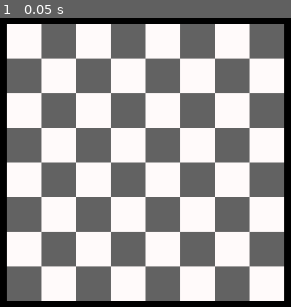
Above: before the commit, frame 1.
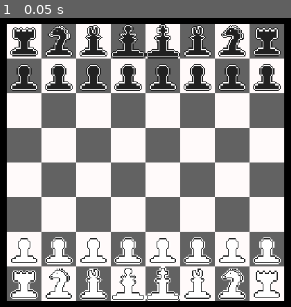
Above: after the commit, the same moment.

Repository: televisionia/untitled-chess-game
Game: Godot game, scene res://chess_2d.tscn
Two runs of this game, one before a commit and one after it. Both use one fixed random seed, a clock stepped at 60 frames per second and the inputs below.
Inputs:
- Up to frame 1 (0.05 s): no input

The runs differ from the first frame. In frame 1, 16% of the frame differs, in the area x 3-97%, y 2-98%.

Commit message:
Board now sets up fully

Diff:
--- /dev/null
+++ b/Board_Components/Base/Empty.tscn
@@ -0,0 +1,11 @@
+[gd_scene load_steps=2 format=3 uid="uid://c3fymhrdv3im5"]
+
+[ext_resource type="Texture2D" uid="uid://b8gsams5f0bay" path="res://Images/Base/Empty.png" id="1_kf4v7"]
+
+[node name="EMPTY" type="TextureRect"]
+offset_right = 50.0
+offset_bottom = 50.0
+size_flags_horizontal = 3
+size_flags_vertical = 3
+texture = ExtResource("1_kf4v7")
+expand_mode = 4
--- a/Board_Components/Pieces/Dark_Piece_Bishop.tscn
+++ b/Board_Components/Pieces/Dark_Piece_Bishop.tscn
@@ -3,8 +3,9 @@
 [ext_resource type="Texture2D" uid="uid://dhlpxocpdija8" path="res://Images/Pieces/Black/Piece_Bishop.png" id="1_r05dv"]
 
 [node name="DARK_BISHOP" type="TextureRect"]
-offset_right = 40.0
-offset_bottom = 40.0
+offset_right = 50.0
+offset_bottom = 50.0
 size_flags_horizontal = 3
 size_flags_vertical = 3
 texture = ExtResource("1_r05dv")
+expand_mode = 4
--- a/Board_Components/Pieces/Dark_Piece_King.tscn
+++ b/Board_Components/Pieces/Dark_Piece_King.tscn
@@ -3,8 +3,9 @@
 [ext_resource type="Texture2D" uid="uid://bjnqfkaets0ly" path="res://Images/Pieces/Black/Piece_King.png" id="1_ie7ln"]
 
 [node name="DARK_KING" type="TextureRect"]
-offset_right = 40.0
-offset_bottom = 40.0
+offset_right = 50.0
+offset_bottom = 50.0
 size_flags_horizontal = 3
 size_flags_vertical = 3
 texture = ExtResource("1_ie7ln")
+expand_mode = 4
--- a/Board_Components/Pieces/Dark_Piece_Knight.tscn
+++ b/Board_Components/Pieces/Dark_Piece_Knight.tscn
@@ -3,8 +3,9 @@
 [ext_resource type="Texture2D" uid="uid://clpvymw7g3p" path="res://Images/Pieces/Black/Piece_Knight.png" id="1_dj508"]
 
 [node name="DARK_KNIGHT" type="TextureRect"]
-offset_right = 40.0
-offset_bottom = 40.0
+offset_right = 50.0
+offset_bottom = 50.0
 size_flags_horizontal = 3
 size_flags_vertical = 3
 texture = ExtResource("1_dj508")
+expand_mode = 4
--- a/Board_Components/Pieces/Dark_Piece_Pawn.tscn
+++ b/Board_Components/Pieces/Dark_Piece_Pawn.tscn
@@ -3,8 +3,9 @@
 [ext_resource type="Texture2D" uid="uid://d377o5l7h72j1" path="res://Images/Pieces/Black/Piece_Pawn.png" id="1_5rj7h"]
 
 [node name="DARK_PAWN" type="TextureRect"]
-offset_right = 40.0
-offset_bottom = 40.0
+offset_right = 50.0
+offset_bottom = 50.0
 size_flags_horizontal = 3
 size_flags_vertical = 3
 texture = ExtResource("1_5rj7h")
+expand_mode = 4
--- a/Board_Components/Pieces/Dark_Piece_Queen.tscn
+++ b/Board_Components/Pieces/Dark_Piece_Queen.tscn
@@ -3,8 +3,9 @@
 [ext_resource type="Texture2D" uid="uid://ccaxexd7uiso6" path="res://Images/Pieces/Black/Piece_Queen.png" id="1_37txp"]
 
 [node name="DARK_QUEEN" type="TextureRect"]
-offset_right = 40.0
-offset_bottom = 40.0
+offset_right = 50.0
+offset_bottom = 50.0
 size_flags_horizontal = 3
 size_flags_vertical = 3
 texture = ExtResource("1_37txp")
+expand_mode = 4
--- a/Board_Components/Pieces/Dark_Piece_Rook.tscn
+++ b/Board_Components/Pieces/Dark_Piece_Rook.tscn
@@ -3,8 +3,9 @@
 [ext_resource type="Texture2D" uid="uid://bs74nfoflcse7" path="res://Images/Pieces/Black/Piece_Rook.png" id="1_re3cl"]
 
 [node name="DARK_ROOK" type="TextureRect"]
-offset_right = 40.0
-offset_bottom = 40.0
+offset_right = 50.0
+offset_bottom = 50.0
 size_flags_horizontal = 3
 size_flags_vertical = 3
 texture = ExtResource("1_re3cl")
+expand_mode = 4
--- a/Board_Components/Pieces/Light_Piece_Bishop.tscn
+++ b/Board_Components/Pieces/Light_Piece_Bishop.tscn
@@ -3,8 +3,9 @@
 [ext_resource type="Texture2D" uid="uid://bfys4hf3dk2fb" path="res://Images/Pieces/White/Piece_Bishop.png" id="1_14p5c"]
 
 [node name="LIGHT_BISHOP" type="TextureRect"]
-offset_right = 40.0
-offset_bottom = 40.0
+offset_right = 50.0
+offset_bottom = 50.0
 size_flags_horizontal = 3
 size_flags_vertical = 3
 texture = ExtResource("1_14p5c")
+expand_mode = 4
--- a/Board_Components/Pieces/Light_Piece_King.tscn
+++ b/Board_Components/Pieces/Light_Piece_King.tscn
@@ -3,8 +3,9 @@
 [ext_resource type="Texture2D" uid="uid://10dx3r0jqrdl" path="res://Images/Pieces/White/Piece_King.png" id="1_7n5m2"]
 
 [node name="LIGHT_KING" type="TextureRect"]
-offset_right = 40.0
-offset_bottom = 40.0
+offset_right = 50.0
+offset_bottom = 50.0
 size_flags_horizontal = 3
 size_flags_vertical = 3
 texture = ExtResource("1_7n5m2")
+expand_mode = 4
--- a/Board_Components/Pieces/Light_Piece_Knight.tscn
+++ b/Board_Components/Pieces/Light_Piece_Knight.tscn
@@ -3,8 +3,9 @@
 [ext_resource type="Texture2D" uid="uid://ryvomr60x5o6" path="res://Images/Pieces/White/Piece_Knight.png" id="1_m3g10"]
 
 [node name="LIGHT_KNIGHT" type="TextureRect"]
-offset_right = 40.0
-offset_bottom = 40.0
+offset_right = 50.0
+offset_bottom = 50.0
 size_flags_horizontal = 3
 size_flags_vertical = 3
 texture = ExtResource("1_m3g10")
+expand_mode = 4
--- a/Board_Components/Pieces/Light_Piece_Pawn.tscn
+++ b/Board_Components/Pieces/Light_Piece_Pawn.tscn
@@ -3,8 +3,9 @@
 [ext_resource type="Texture2D" uid="uid://bjg1kgjxo5jm3" path="res://Images/Pieces/White/Piece_Pawn.png" id="1_c4i6t"]
 
 [node name="LIGHT_PAWN" type="TextureRect"]
-offset_right = 40.0
-offset_bottom = 40.0
+offset_right = 50.0
+offset_bottom = 50.0
 size_flags_horizontal = 3
 size_flags_vertical = 3
 texture = ExtResource("1_c4i6t")
+expand_mode = 4
--- a/Board_Components/Pieces/Light_Piece_Queen.tscn
+++ b/Board_Components/Pieces/Light_Piece_Queen.tscn
@@ -3,8 +3,9 @@
 [ext_resource type="Texture2D" uid="uid://b2jm4ed2sr6m2" path="res://Images/Pieces/White/Piece_Queen.png" id="1_hkn3a"]
 
 [node name="LIGHT_QUEEN" type="TextureRect"]
-offset_right = 40.0
-offset_bottom = 40.0
+offset_right = 50.0
+offset_bottom = 50.0
 size_flags_horizontal = 3
 size_flags_vertical = 3
 texture = ExtResource("1_hkn3a")
+expand_mode = 4
--- a/Board_Components/Pieces/Light_Piece_Rook.tscn
+++ b/Board_Components/Pieces/Light_Piece_Rook.tscn
@@ -3,8 +3,9 @@
 [ext_resource type="Texture2D" uid="uid://cf7xts6whu3u7" path="res://Images/Pieces/White/Piece_Rook.png" id="1_jrbl4"]
 
 [node name="LIGHT_ROOK" type="TextureRect"]
-offset_right = 40.0
-offset_bottom = 40.0
+offset_right = 50.0
+offset_bottom = 50.0
 size_flags_horizontal = 3
 size_flags_vertical = 3
 texture = ExtResource("1_jrbl4")
+expand_mode = 4
--- /dev/null
+++ b/Chess_Script.gd
@@ -0,0 +1,141 @@
+extends Control
+
+# For identifying what sprite to render on each slot
+enum SLOT_ID {EMPTY, SQUARE_LIGHT, SQUARE_DARK,
+LIGHT_PIECE_PAWN, LIGHT_PIECE_ROOK, LIGHT_PIECE_KNIGHT, LIGHT_PIECE_BISHOP, LIGHT_PIECE_QUEEN, LIGHT_PIECE_KING,
+DARK_PIECE_PAWN, DARK_PIECE_ROOK, DARK_PIECE_KNIGHT, DARK_PIECE_BISHOP, DARK_PIECE_QUEEN, DARK_PIECE_KING}
+
+var SLOT_OBJECTS = [
+preload("res://Board_Components/Base/Empty.tscn"),
+
+preload("res://Board_Components/Base/Square_Light.tscn"), preload("res://Board_Components/Base/Square_Dark.tscn"),
+
+preload("res://Board_Components/Pieces/Light_Piece_Pawn.tscn"), preload("res://Board_Components/Pieces/Light_Piece_Rook.tscn"),
+preload("res://Board_Components/Pieces/Light_Piece_Knight.tscn"), preload("res://Board_Components/Pieces/Light_Piece_Bishop.tscn"),
+preload("res://Board_Components/Pieces/Light_Piece_Queen.tscn"), preload("res://Board_Components/Pieces/Light_Piece_King.tscn"),
+
+preload("res://Board_Components/Pieces/Dark_Piece_Pawn.tscn"), preload("res://Board_Components/Pieces/Dark_Piece_Rook.tscn"),
+preload("res://Board_Components/Pieces/Dark_Piece_Knight.tscn"), preload("res://Board_Components/Pieces/Dark_Piece_Bishop.tscn"),
+preload("res://Board_Components/Pieces/Dark_Piece_Queen.tscn"), preload("res://Board_Components/Pieces/Dark_Piece_King.tscn")
+]
+
+# Size of board
+var BOARD_ROWS = 8
+var BOARD_COLUMNS = 8
+
+# Holds board data for each layer (no layer limit)
+var LAYERS = []
+var LAYER_OBJECT = preload("res://Layer.tscn")
+
+func make_layer(layer):
+	var board = LAYER_OBJECT.instantiate()
+	board.name = "Layer" + str(layer)
+	board.columns = BOARD_COLUMNS
+	add_child(board)
+	board.set_owner(self)
+	LAYERS.insert(layer, [])
+
+	board.anchor_left = 0.5
+	board.anchor_right = 0.5
+	board.anchor_top = 0.5
+	board.anchor_bottom = 0.5
+
+
+	board.size.x = 400
+	var square_height = size.x / BOARD_COLUMNS
+	board.size.y = square_height * BOARD_ROWS
+
+	return board
+
+
+func setup_base(layer):
+	make_layer(layer)
+	var layer_slots = LAYERS[layer]
+
+	for row in range(BOARD_ROWS):
+		layer_slots.insert(row, [])
+		for column in range(BOARD_COLUMNS):
+			if (column + row) % 2 == 0:
+				layer_slots[row].insert(column, SLOT_ID.SQUARE_LIGHT)
+			else:
+				layer_slots[row].insert(column, SLOT_ID.SQUARE_DARK)
+
+func setup_pieces(layer):
+	make_layer(layer)
+	var layer_slots = LAYERS[layer]
+	var light_pawns = BOARD_ROWS - 2
+	var light_other = BOARD_ROWS - 1
+
+	for row in range(BOARD_ROWS):
+		layer_slots.insert(row, [])
+		for column in range(BOARD_COLUMNS):
+			match row:
+				0:
+					match column:
+						0:
+							layer_slots[row].insert(column, SLOT_ID.DARK_PIECE_ROOK)
+						1:
+							layer_slots[row].insert(column, SLOT_ID.DARK_PIECE_KNIGHT)
+						2:
+							layer_slots[row].insert(column, SLOT_ID.DARK_PIECE_BISHOP)
+						3:
+							layer_slots[row].insert(column, SLOT_ID.DARK_PIECE_QUEEN)
+						4:
+							layer_slots[row].insert(column, SLOT_ID.DARK_PIECE_KING)
+						5:
+							layer_slots[row].insert(column, SLOT_ID.DARK_PIECE_BISHOP)
+						6:
+							layer_slots[row].insert(column, SLOT_ID.DARK_PIECE_KNIGHT)
+						7:
+							layer_slots[row].insert(column, SLOT_ID.DARK_PIECE_ROOK)
+				1:
+					layer_slots[row].insert(column, SLOT_ID.DARK_PIECE_PAWN)
+				light_pawns:
+					layer_slots[row].insert(column, SLOT_ID.LIGHT_PIECE_PAWN)
+				light_other:
+					match column:
+						0:
+							layer_slots[row].insert(column, SLOT_ID.LIGHT_PIECE_ROOK)
+						1:
+							layer_slots[row].insert(column, SLOT_ID.LIGHT_PIECE_KNIGHT)
+						2:
+							layer_slots[row].insert(column, SLOT_ID.LIGHT_PIECE_BISHOP)
+						3:
+							layer_slots[row].insert(column, SLOT_ID.LIGHT_PIECE_QUEEN)
+						4:
+							layer_slots[row].insert(column, SLOT_ID.LIGHT_PIECE_KING)
+						5:
+							layer_slots[row].insert(column, SLOT_ID.LIGHT_PIECE_BISHOP)
+						6:
+							layer_slots[row].insert(column, SLOT_ID.LIGHT_PIECE_KNIGHT)
+						7:
+							layer_slots[row].insert(column, SLOT_ID.LIGHT_PIECE_ROOK)
+				_:
+					layer_slots[row].insert(column, SLOT_ID.EMPTY)
+
+func clear_layer(layer):
+	var grid = get_node("Layer" + str(layer))
+	for object in grid.get_children():
+		grid.remove_child(object)
+		object.queue_free()
+
+func draw_board():
+	var i = 0
+	for layer in LAYERS:
+		clear_layer(i)
+		for row in layer:
+			for column in row:
+				get_node("Layer" + str(i)).add_child(SLOT_OBJECTS[column].instantiate())
+		i += 1
+
+
+# Called when the node enters the scene tree for the first time.
+func _ready():
+	setup_base(0)
+	setup_pieces(1)
+	draw_board()
+
+
+# Called every frame. 'delta' is the elapsed time since the previous frame.
+func _process(delta):
+	pass
--- /dev/null
+++ b/Layer.tscn
@@ -0,0 +1,19 @@
+[gd_scene format=3 uid="uid://b4ytmv4honkkx"]
+
+[node name="LAYER" type="GridContainer"]
+layout_direction = 1
+anchors_preset = -1
+anchor_left = 0.5
+anchor_top = 0.5
+anchor_right = 0.5
+anchor_bottom = 0.5
+offset_left = -200.0
+offset_top = -200.0
+offset_right = -200.0
+offset_bottom = -200.0
+grow_horizontal = 0
+size_flags_horizontal = 3
+size_flags_vertical = 3
+theme_override_constants/h_separation = 0
+theme_override_constants/v_separation = 0
+columns = 8
--- a/chess_2d.tscn
+++ b/chess_2d.tscn
@@ -1,29 +1,14 @@
 [gd_scene load_steps=2 format=3 uid="uid://dd1f466dwc0ob"]
 
-[ext_resource type="Script" path="res://Board_Setup.gd" id="1_6dm0e"]
+[ext_resource type="Script" path="res://Chess_Script.gd" id="1_1j5yn"]
 
 [node name="Chess2D" type="Control"]
 layout_mode = 3
-anchors_preset = 15
-anchor_right = 1.0
-anchor_bottom = 1.0
-grow_horizontal = 2
-grow_vertical = 2
-
-[node name="BoardDetails" type="GridContainer" parent="."]
-layout_mode = 1
 anchors_preset = 8
 anchor_left = 0.5
 anchor_top = 0.5
 anchor_right = 0.5
 anchor_bottom = 0.5
-offset_left = -200.0
-offset_top = -200.0
-offset_right = 200.0
-offset_bottom = 200.0
 grow_horizontal = 2
 grow_vertical = 2
-theme_override_constants/h_separation = 0
-theme_override_constants/v_separation = 0
-columns = 8
-script = ExtResource("1_6dm0e")
+script = ExtResource("1_1j5yn")
Binary file added: Images/Base/Empty.png
Not shown, added: Images/Base/Empty.png.import
